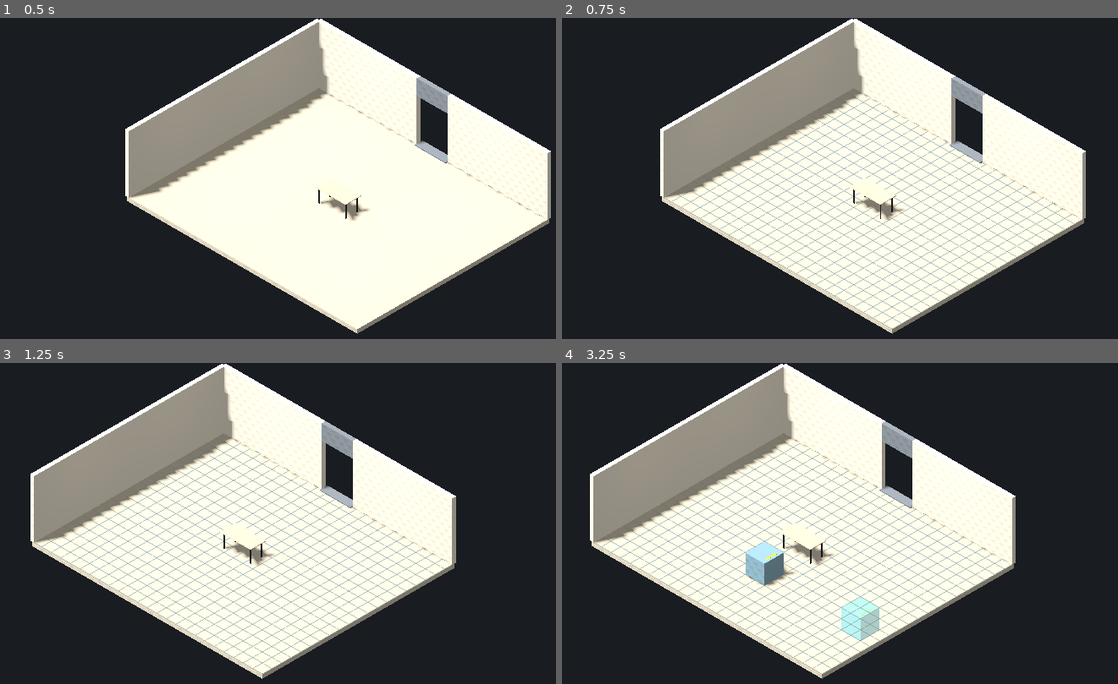
Above: before the commit, frames 1-4 (two rows, left to right).
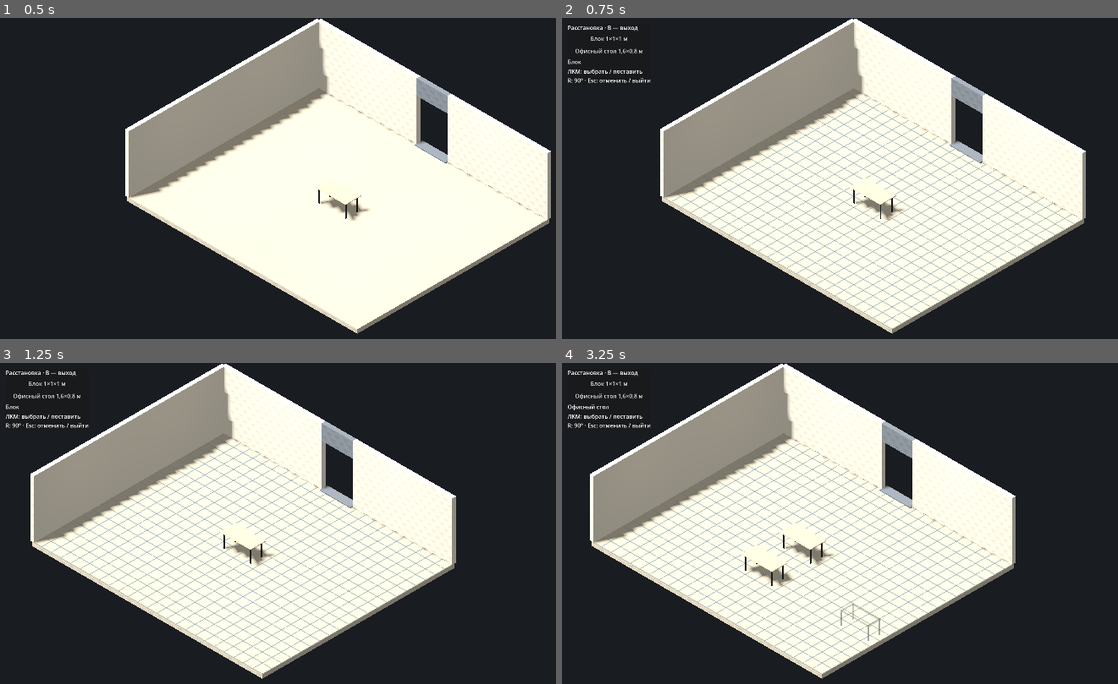
Above: after the commit, the same moments.

Repository: pestovstop-coder/Press
Game: Godot game, scene res://scenes/main.tscn
Two runs of this game, one before a commit and one after it. Both use one fixed random seed, a clock stepped at 60 frames per second and the inputs below.
Inputs (mouse positions are in pixels of both pictures, inside the frame that each line leads up to):
- Up to frame 1 (0.5 s): no input
- Up to frame 2 (0.75 s): tap Enter at 0.5 s; move the mouse to (1051, 188) at 0.52 s; hold D from 0.53 s (still down); tap B at 0.6 s; click (1051, 188) at 0.67 s
- Up to frame 3 (1.25 s): keep holding D; tap R at 0.8 s
- Up to frame 4 (3.25 s): release D at 1.25 s; click (606, 382) at 1.25 s, where only the run after the commit has a clickable "Блок 1×1×1 м"; click (606, 395) at 2 s, where only the run after the commit has a clickable "Офисный стол 1,6×0,8 м"; tap Space at 2.75 s; drag from (762, 571) to (867, 629) at 2.77 s

Frame 1 is identical in both runs. In frame 2, 0.4% of the frame differs, in the area x 0-16%, y 2-21%; in frame 3, 0.4%; in frame 4, 2.0%, in the area x 0-58%, y 2-87%.

Commit message:
TASK 006: add furniture selection, desk placement and move editing
Co-authored-by: arena-agent <297053741+arena-agent@users.noreply.github.com>

Diff:
--- a/scripts/placement_controller.gd
+++ b/scripts/placement_controller.gd
@@ -1,18 +1,25 @@
 extends Node3D
-## TASK 002 / Stage 1 only. World units are metres; placement uses floor-local XZ.
-## Blender front -Y maps to Godot +Z (Blender +Z maps to Godot +Y).
+## TASK 006: small two-asset editor. No collision/occupancy system or persistence.
 const STEP: float = 0.5
 const BLOCK_SIZE: Vector3 = Vector3(1.0, 1.0, 1.0)
 const GRID_LIFT: float = 0.012
+const DESK: PackedScene = preload("res://assets/models/furniture/desks/office_desk.glb")
 
 var active: bool = false
 var quarter_turns: int = 0
 var valid_target: bool = false
+var selected_asset: String = "block"
 var grid: MeshInstance3D
 var preview: Node3D
 var placed: Node3D
 var floor_top: float
 var floor_bounds: AABB
+var editing: Node3D
+var original_transform: Transform3D
+var editable: Array[Node3D] = []
+var ghost_records: Dictionary = {}
+var panel: PanelContainer
+var status: Label
 
 @onready var floor_mesh: MeshInstance3D = get_node("../TestRoom/Floor")
 @onready var camera: Camera3D = get_node("../CameraRig/Camera3D")
@@ -22,18 +29,27 @@
 	floor_bounds = floor_mesh.mesh.get_aabb()
 	floor_top = floor_bounds.end.y
 	_build_grid()
-	preview = _make_block(true)
-	add_child(preview)
 	placed = Node3D.new()
-	placed.name = "PlacedBlocks"
+	placed.name = "PlacedObjects"
 	add_child(placed)
+	var existing: Node3D = get_node("../TestRoom/OfficeDesk")
+	_register(existing, "office_desk")
+	_build_panel()
+	_new_preview()
 	set_active(false)
 
 
 func _process(_delta: float) -> void:
-	# Reproject every frame, including when the camera pans/zooms without mouse motion.
 	if active:
 		_update_preview(get_viewport().get_mouse_position())
+
+
+func _input(event: InputEvent) -> void:
+	# GUI may swallow a release over the panel. Always end a camera MMB drag,
+	# otherwise the unchanged camera's _dragging flag could remain stuck.
+	if event is InputEventMouseButton:
+		if event.button_index == MOUSE_BUTTON_MIDDLE and not event.pressed:
+			camera.get_parent()._unhandled_input(event)
 
 
 func _unhandled_input(event: InputEvent) -> void:
@@ -44,29 +60,45 @@
 			KEY_ESCAPE:
 				if not active:
 					return
-				set_active(false)
+				if editing != null:
+					cancel_move()
+				else:
+					set_active(false)
 			KEY_R:
 				if not active:
 					return
 				quarter_turns = (quarter_turns + 1) % 4
 				preview.rotation.y = quarter_turns * PI / 2.0
+				_update_preview(get_viewport().get_mouse_position())
 			_:
 				return
 		get_viewport().set_input_as_handled()
 	elif active and event is InputEventMouseButton:
 		if event.button_index == MOUSE_BUTTON_LEFT:
-			if event.pressed:
-				_update_preview(event.position)
-				# MMB remains camera-only: do not confirm while panning.
-				if not Input.is_mouse_button_pressed(MOUSE_BUTTON_MIDDLE):
-					place_block()
+			if event.pressed and not Input.is_mouse_button_pressed(MOUSE_BUTTON_MIDDLE):
+				click_at(event.position)
 			get_viewport().set_input_as_handled()
-	# Motion is not consumed: the camera only pans with MMB, never with LMB.
+	# MMB/motion/wheel go to the unchanged camera controller.
+
+
+func click_at(screen_point: Vector2) -> void:
+	if not active or _over_panel(screen_point):
+		return
+	if editing == null:
+		var picked: Node3D = pick_object(screen_point)
+		if picked != null:
+			begin_move(picked)
+			return
+	_update_preview(screen_point)
+	place_block()
 
 
 func set_active(enabled: bool) -> void:
+	if editing != null:
+		cancel_move()
 	active = enabled
 	grid.visible = enabled
+	panel.visible = enabled
 	valid_target = false
 	preview.visible = false
 	if enabled:
@@ -75,34 +107,102 @@
 		_update_preview(get_viewport().get_mouse_position())
 
 
+func select_asset(asset_id: String) -> void:
+	if asset_id not in ["block", "office_desk"]:
+		return
+	if editing != null:
+		cancel_move()
+	selected_asset = asset_id
+	_discard_preview()
+	_new_preview()
+	_update_preview(get_viewport().get_mouse_position())
+
+
+func _new_preview() -> void:
+	valid_target = false
+	preview = _make_block(false) if selected_asset == "block" else DESK.instantiate()
+	preview.name = "PlacementPreview"
+	add_child(preview)
+	preview.set_meta("asset_id", selected_asset)
+	preview.set_meta("bounds", _object_bounds(preview))
+	quarter_turns = 0
+	_set_ghost(preview)
+	preview.visible = false
+	status.text = "Блок" if selected_asset == "block" else "Офисный стол"
+
+
+func _discard_preview() -> void:
+	_restore_materials()
+	if is_instance_valid(preview):
+		preview.visible = false
+		preview.queue_free()
+
+
+func _register(object: Node3D, asset_id: String) -> void:
+	object.set_meta("asset_id", asset_id)
+	object.set_meta("bounds", _object_bounds(object))
+	editable.append(object)
+
+
+func begin_move(object: Node3D) -> void:
+	if not active or editing != null or object not in editable:
+		return
+	_discard_preview()
+	editing = object
+	valid_target = false
+	preview = object
+	original_transform = object.global_transform
+	selected_asset = str(object.get_meta("asset_id"))
+	quarter_turns = posmod(roundi(object.rotation.y / (PI / 2.0)), 4)
+	_set_ghost(object)
+	status.text = "Перемещение · Esc — вернуть"
+
+
+func cancel_move() -> void:
+	if editing == null:
+		return
+	_restore_materials()
+	editing.global_transform = original_transform
+	editing.visible = true
+	editing = null
+	preview = null
+	_new_preview()
+	valid_target = false
+
+
 func snapped_floor_point(local_hit: Vector3) -> Vector3:
 	return Vector3(snappedf(local_hit.x, STEP), floor_top, snappedf(local_hit.z, STEP))
 
 
 func target_inside_floor(point: Vector3) -> bool:
-	var half: Vector3 = BLOCK_SIZE * 0.5
+	# Only a floor-edge check, no furniture/wall collision or occupancy checks.
+	var bounds: AABB = preview.get_meta("bounds")
+	var rotated: AABB = (
+		Transform3D(Basis(Vector3.UP, quarter_turns * PI / 2.0), Vector3.ZERO) * bounds
+	)
 	return (
-		point.x - half.x >= floor_bounds.position.x
-		and point.x + half.x <= floor_bounds.end.x
-		and point.z - half.z >= floor_bounds.position.z
-		and point.z + half.z <= floor_bounds.end.z
+		point.x + rotated.position.x >= floor_bounds.position.x
+		and point.x + rotated.end.x <= floor_bounds.end.x
+		and point.z + rotated.position.z >= floor_bounds.position.z
+		and point.z + rotated.end.z <= floor_bounds.end.z
 	)
 
 
 func _update_preview(screen_point: Vector2) -> void:
+	valid_target = false
+	preview.visible = false
+	if not active or _over_panel(screen_point):
+		return
 	var origin: Vector3 = floor_mesh.to_local(camera.project_ray_origin(screen_point))
 	var direction: Vector3 = (
 		floor_mesh.global_basis.inverse() * camera.project_ray_normal(screen_point)
 	)
-	valid_target = false
-	preview.visible = false
 	if absf(direction.y) < 0.00001:
 		return
 	var distance: float = (floor_top - origin.y) / direction.y
 	if distance < 0.0:
 		return
 	var hit: Vector3 = origin + direction * distance
-	# Do not snap a point outside the physical floor back into the room.
 	if (
 		hit.x < floor_bounds.position.x
 		or hit.x > floor_bounds.end.x
@@ -113,15 +213,127 @@
 	var point: Vector3 = snapped_floor_point(hit)
 	valid_target = target_inside_floor(point)
 	preview.visible = valid_target
+	var bounds: AABB = preview.get_meta("bounds")
+	point.y -= bounds.position.y
 	preview.global_position = floor_mesh.to_global(point)
 
 
 func place_block() -> void:
+	# Retain the original public helper name for the smoke test; handles both assets.
 	if not active or not valid_target:
 		return
-	var block: Node3D = _make_block(false)
-	placed.add_child(block)
-	block.global_transform = preview.global_transform
+	if editing != null:
+		_restore_materials()
+		editing.visible = true
+		editing = null
+		preview = null
+		_new_preview()
+	else:
+		var object: Node3D = _make_block(false) if selected_asset == "block" else DESK.instantiate()
+		placed.add_child(object)
+		object.global_transform = preview.global_transform
+		_register(object, selected_asset)
+
+
+func pick_object(screen_point: Vector2) -> Node3D:
+	var origin: Vector3 = camera.project_ray_origin(screen_point)
+	var direction: Vector3 = camera.project_ray_normal(screen_point)
+	var nearest: float = INF
+	var result: Node3D
+	for object in editable:
+		for mesh in _meshes(object):
+			# Ray against each visible mesh AABB, not one solid box around the desk.
+			# No physics bodies are created; gaps between legs remain selectable-through.
+			var local_origin: Vector3 = mesh.to_local(origin)
+			var local_direction: Vector3 = mesh.global_basis.inverse() * direction
+			var hit: Variant = mesh.get_aabb().intersects_ray(local_origin, local_direction)
+			if hit is Vector3:
+				var distance: float = origin.distance_to(mesh.to_global(hit))
+				if distance < nearest:
+					nearest = distance
+					result = object
+	return result
+
+
+func _meshes(object: Node) -> Array[MeshInstance3D]:
+	var result: Array[MeshInstance3D] = []
+	if object is MeshInstance3D and object.mesh != null:
+		result.append(object)
+	for child in object.get_children():
+		result.append_array(_meshes(child))
+	return result
+
+
+func _object_bounds(object: Node3D) -> AABB:
+	var bounds := AABB()
+	var first: bool = true
+	for mesh in _meshes(object):
+		var relative: Transform3D = object.global_transform.affine_inverse() * mesh.global_transform
+		var box: AABB = relative * mesh.get_aabb()
+		bounds = box if first else bounds.merge(box)
+		first = false
+	return bounds
+
+
+func _set_ghost(object: Node3D) -> void:
+	for mesh in _meshes(object):
+		var surfaces: Array[Material] = []
+		for index in range(mesh.mesh.get_surface_count()):
+			surfaces.append(mesh.get_surface_override_material(index))
+		ghost_records[mesh] = [mesh.material_override, surfaces, mesh.cast_shadow]
+		# Duplicate active materials: never mutate the imported GLB/shared resources.
+		var materials: Array[Material] = []
+		for index in range(mesh.mesh.get_surface_count()):
+			materials.append(mesh.get_active_material(index))
+		mesh.material_override = null
+		for index in range(materials.size()):
+			var material: StandardMaterial3D
+			if materials[index] is StandardMaterial3D:
+				material = materials[index].duplicate() as StandardMaterial3D
+			else:
+				material = StandardMaterial3D.new()
+			material.transparency = BaseMaterial3D.TRANSPARENCY_ALPHA
+			material.albedo_color.a = 0.38
+			mesh.set_surface_override_material(index, material)
+		mesh.cast_shadow = GeometryInstance3D.SHADOW_CASTING_SETTING_OFF
+
+
+func _restore_materials() -> void:
+	for mesh: MeshInstance3D in ghost_records:
+		var saved: Array = ghost_records[mesh]
+		mesh.material_override = saved[0]
+		for index in range(saved[1].size()):
+			mesh.set_surface_override_material(index, saved[1][index])
+		mesh.cast_shadow = saved[2]
+	ghost_records.clear()
+
+
+func _over_panel(point: Vector2) -> bool:
+	return panel.visible and panel.get_global_rect().has_point(point)
+
+
+func _build_panel() -> void:
+	var layer := CanvasLayer.new()
+	add_child(layer)
+	panel = PanelContainer.new()
+	panel.position = Vector2(16, 16)
+	layer.add_child(panel)
+	var column := VBoxContainer.new()
+	panel.add_child(column)
+	var title := Label.new()
+	title.text = "Расстановка · B — выход"
+	column.add_child(title)
+	for asset_id in ["block", "office_desk"]:
+		var button := Button.new()
+		button.text = "Блок 1×1×1 м" if asset_id == "block" else "Офисный стол 1,6×0,8 м"
+		button.focus_mode = Control.FOCUS_NONE
+		button.pressed.connect(select_asset.bind(asset_id))
+		column.add_child(button)
+	status = Label.new()
+	column.add_child(status)
+	var help := Label.new()
+	help.text = "ЛКМ: выбрать / поставить\nR: 90° · Esc: отменить / выйти"
+	column.add_child(help)
 
 
 func _material(color: Color) -> StandardMaterial3D:
--- a/tests/placement_smoke.gd
+++ b/tests/placement_smoke.gd
@@ -1,6 +1,6 @@
 extends SceneTree
-## Run: godot --headless --path . --script res://tests/placement_smoke.gd
-## This loads the delivered scene; no mock controller or replacement geometry.
+## godot --headless --path . --script res://tests/placement_smoke.gd
+## Real scene and imported GLB. Handler tests, not a visual/GUI acceptance test.
 var failures: int = 0
 
 
@@ -23,85 +23,148 @@
 	controller._unhandled_input(event)
 
 
+func click(controller: Node, position: Vector2) -> void:
+	var event := InputEventMouseButton.new()
+	event.button_index = MOUSE_BUTTON_LEFT
+	event.pressed = true
+	event.position = position
+	controller._unhandled_input(event)
+
+
 func _run() -> void:
+	root.size = Vector2i(1280, 720)
 	var scene: Node = load("res://scenes/main.tscn").instantiate()
 	root.add_child(scene)
 	await process_frame
-	var controller: Node = scene.get_node("PlacementController")
+	var c: Node = scene.get_node("PlacementController")
 	var rig: Node3D = scene.get_node("CameraRig")
 	var camera: Camera3D = rig.get_node("Camera3D")
+	var original_desk: Node3D = scene.get_node("TestRoom/OfficeDesk")
+	var camera_before: Transform3D = rig.global_transform
 	check(
-		not controller.active and not controller.grid.visible and not controller.preview.visible,
-		"normal mode hides grid and preview"
+		not c.active and not c.grid.visible and not c.panel.visible and not c.preview.visible,
+		"normal mode hides editor/grid/preview"
+	)
+	check(c.editable.has(original_desk), "existing room desk is editable")
+	key(c, KEY_B)
+	check(c.active and c.panel.visible and c.grid.visible, "B opens editor and grid")
+	var block_screen: Vector2 = camera.unproject_position(Vector3(2.24, 0, 2.26))
+	c._update_preview(block_screen)
+	check(
+		c.valid_target and c.preview.global_position.is_equal_approx(Vector3(2, 0, 2.5)),
+		"block preview follows cursor at 0.5m step on floor"
+	)
+	click(c, block_screen)
+	check(c.placed.get_child_count() == 1, "LMB places block")
+	var block: Node3D = c.placed.get_child(0)
+	check(block.get_meta("asset_id") == "block", "block asset recorded")
+	c.select_asset("office_desk")
+	var bounds: AABB = c.preview.get_meta("bounds")
+	check(bounds.size.is_equal_approx(Vector3(1.6, 0.75, 0.8)), "desk bounds from imported meshes")
+	check(c.ghost_records.size() == 9, "all nine desk meshes are preview ghosts")
+	var desk_screen: Vector2 = camera.unproject_position(Vector3(-2, 0, 2))
+	c._update_preview(desk_screen)
+	click(c, desk_screen)
+	check(c.placed.get_child_count() == 2, "LMB places imported desk")
+	var desk: Node3D = c.placed.get_child(1)
+	check(
+		desk.get_meta("asset_id") == "office_desk" and is_zero_approx(desk.position.y),
+		"desk asset and origin rest on floor"
+	)
+	# Exercise actual UI button connection without requiring pointer/window automation.
+	var column: Node = c.panel.get_child(0)
+	column.get_child(1).emit_signal("pressed")
+	check(c.selected_asset == "block", "block UI button selects block")
+	column.get_child(2).emit_signal("pressed")
+	check(c.selected_asset == "office_desk", "desk UI button selects desk")
+	# Per-mesh picking selects the existing desk top rather than empty space between legs.
+	var pick_screen: Vector2 = camera.unproject_position(Vector3(0, 0.75, 0))
+	check(c.pick_object(pick_screen) == original_desk, "ray picks existing desk top")
+	var initial: Transform3D = original_desk.global_transform
+	click(c, pick_screen)
+	check(
+		c.editing == original_desk and c.preview == original_desk,
+		"LMB begins moving the original object, not a duplicate"
+	)
+	var destination: Vector2 = camera.unproject_position(Vector3(1.26, 0, -1.26))
+	c._update_preview(destination)
+	# R also reprojects using the live cursor; restore our test point afterwards.
+	key(c, KEY_R)
+	c._update_preview(destination)
+	check(
+		c.quarter_turns == 1 and is_equal_approx(original_desk.rotation.y, PI / 2),
+		"R rotates moved desk by 90 degrees"
 	)
 	check(
-		controller.floor_bounds.size.is_equal_approx(Vector3(12, 0.2, 10)),
-		"bounds derived from original 12 x 10 metre floor"
+		original_desk.global_position.is_equal_approx(Vector3(1.5, 0, -1.5)),
+		"moved desk snaps and stays on floor"
 	)
-	key(controller, KEY_B)
-	check(controller.active and controller.grid.visible, "B enables placement/grid")
-	var camera_before: Transform3D = rig.global_transform
-	for point in [Vector3(0.24, 0, 0.26), Vector3(-1.26, 0, 1.24), Vector3(2, 0, -1)]:
-		var screen_point: Vector2 = camera.unproject_position(point)
-		controller._update_preview(screen_point)
-		var expected: Vector3 = controller.floor_mesh.to_global(
-			controller.snapped_floor_point(controller.floor_mesh.to_local(point))
+	key(c, KEY_ESCAPE)
+	check(
+		c.editing == null and c.active and original_desk.global_transform.is_equal_approx(initial),
+		"Escape rolls back position/rotation and keeps editor open"
+	)
+	check(original_desk.visible, "cancelled desk visible")
+	for mesh: MeshInstance3D in c._meshes(original_desk):
+		check(
+			mesh.get_surface_override_material(0) == null,
+			"cancel restores imported material, removes ghost override"
 		)
-		check(
-			(
-				controller.valid_target
-				and controller.preview.global_position.is_equal_approx(expected)
-			),
-			"mouse ray follows floor and snaps: " + str(point)
-		)
-		var click := InputEventMouseButton.new()
-		click.button_index = MOUSE_BUTTON_LEFT
-		click.pressed = true
-		click.position = screen_point
-		controller._unhandled_input(click)
-	check(controller.placed.get_child_count() == 3, "three LMB clicks place three blocks")
-	check(rig.global_transform.is_equal_approx(camera_before), "placement does not move camera")
-	for block: Node3D in controller.placed.get_children():
-		check(is_zero_approx(block.global_position.y), "block base contacts floor at world Y=0")
-	key(controller, KEY_R)
+	c.begin_move(original_desk)
+	c._update_preview(destination)
+	key(c, KEY_R)
+	c._update_preview(destination)
+	click(c, destination)
 	check(
-		controller.quarter_turns == 1 and is_equal_approx(controller.preview.rotation.y, PI / 2),
-		"R rotates preview by 90 degrees"
+		(
+			c.editing == null
+			and original_desk.visible
+			and original_desk.global_position.is_equal_approx(Vector3(1.5, 0, -1.5))
+			and is_equal_approx(original_desk.rotation.y, PI / 2)
+		),
+		"LMB commits moved/rotated desk"
 	)
-	controller.place_block()
-	var rotated: Node3D = controller.placed.get_child(3)
-	check(is_equal_approx(rotated.rotation.y, PI / 2), "confirmed block retains rotation")
-	for i in range(3):
-		key(controller, KEY_R)
-	check(controller.quarter_turns == 0, "four quarter-turns return to initial orientation")
+	check(c.placed.get_child_count() == 2, "moving does not create duplicates")
+	c.begin_move(block)
+	c._update_preview(destination)
+	key(c, KEY_B)
 	check(
-		controller.target_inside_floor(Vector3(5.5, controller.floor_top, 4.5)),
-		"footprint fits at floor edge"
+		(
+			not c.active
+			and c.editing == null
+			and block.global_position.is_equal_approx(Vector3(2, 0, 2.5))
+		),
+		"B exits and rolls back pending block move"
 	)
 	check(
-		not controller.target_inside_floor(Vector3(6, controller.floor_top, 5)),
-		"footprint extending outside floor is rejected"
+		not c.preview.visible and not c.panel.visible and not c.grid.visible,
+		"exit hides all editor visuals"
 	)
-	controller._update_preview(camera.unproject_position(Vector3(20, 0, 20)))
+	key(c, KEY_B)
+	c.select_asset("office_desk")
+	c.quarter_turns = 0
+	check(not c.target_inside_floor(Vector3(5.5, c.floor_top, 0)), "1.6m desk respects X edge")
+	c.quarter_turns = 1
 	check(
-		not controller.valid_target and not controller.preview.visible,
-		"outside floor hides preview"
+		c.target_inside_floor(Vector3(5.5, c.floor_top, 0)), "rotated 0.8m depth fits same X edge"
 	)
-	controller.place_block()
-	check(controller.placed.get_child_count() == 4, "invalid target does not place")
-	key(controller, KEY_ESCAPE)
+	var count: int = c.placed.get_child_count()
+	click(c, c.panel.position + Vector2(5, 5))
+	check(c.placed.get_child_count() == count, "panel clicks do not place objects")
+	var middle := InputEventMouseButton.new()
+	middle.button_index = MOUSE_BUTTON_MIDDLE
+	middle.pressed = true
+	Input.parse_input_event(middle)
+	click(c, camera.unproject_position(Vector3(-3, 0, -2)))
 	check(
-		not controller.active and not controller.grid.visible and not controller.preview.visible,
-		"Escape exits placement and hides grid/preview"
+		c.placed.get_child_count() == count and c.editing == null, "MMB blocks confirmation/picking"
 	)
-	controller.place_block()
+	middle.pressed = false
+	Input.parse_input_event(middle)
+	key(c, KEY_ESCAPE)
 	check(
-		controller.placed.get_child_count() == 4,
-		"cancel preserves existing blocks and prevents new ones"
+		not c.active and rig.global_transform.is_equal_approx(camera_before),
+		"Escape exits; placement did not move camera"
 	)
-	key(controller, KEY_B)
-	check(controller.active and controller.quarter_turns == 0, "placement can be restarted")
-	key(controller, KEY_B)
-	check(not controller.active, "B toggles placement off")
 	print("Placement smoke test failures: ", failures)
 	quit(0 if failures == 0 else 1)
Not shown, added: docs/TASK_006_PLACEMENT.md
